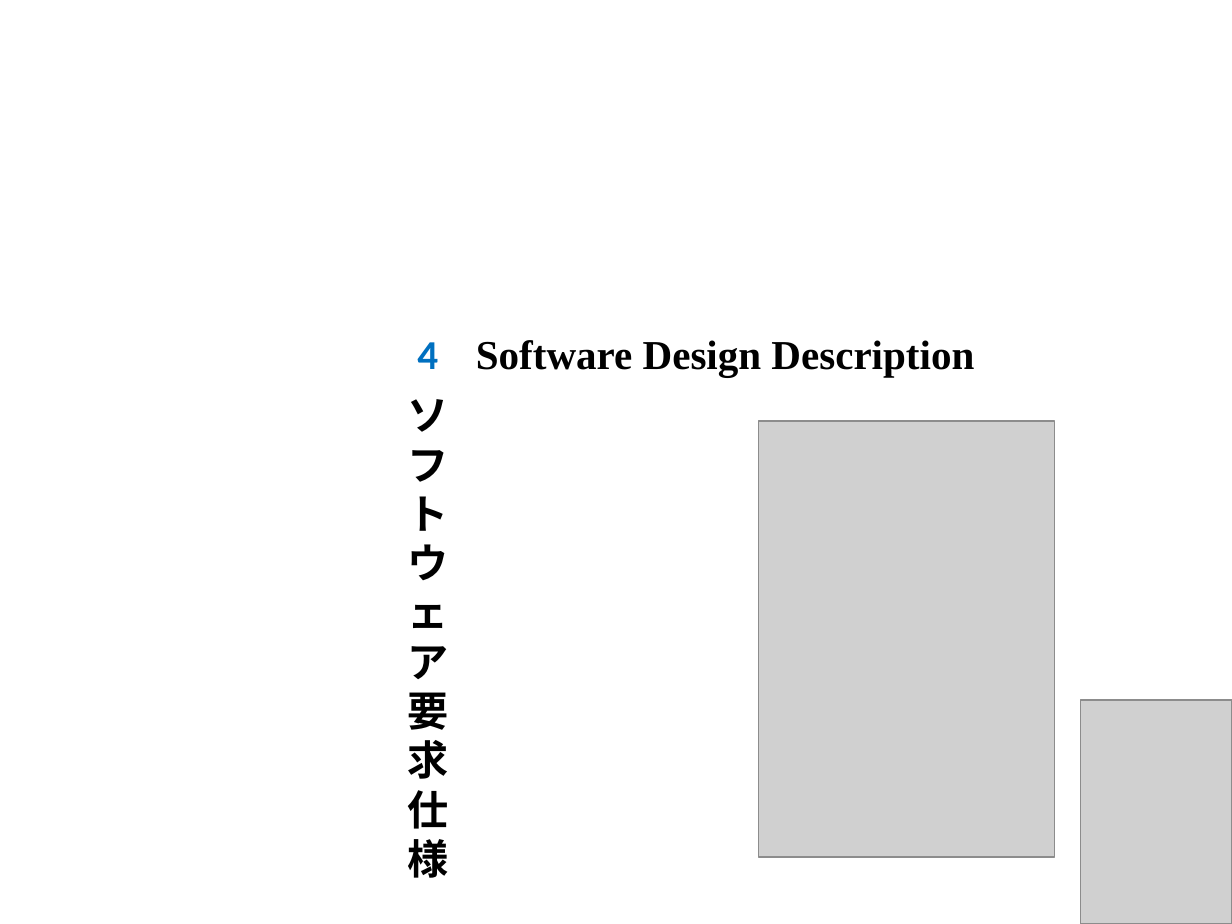
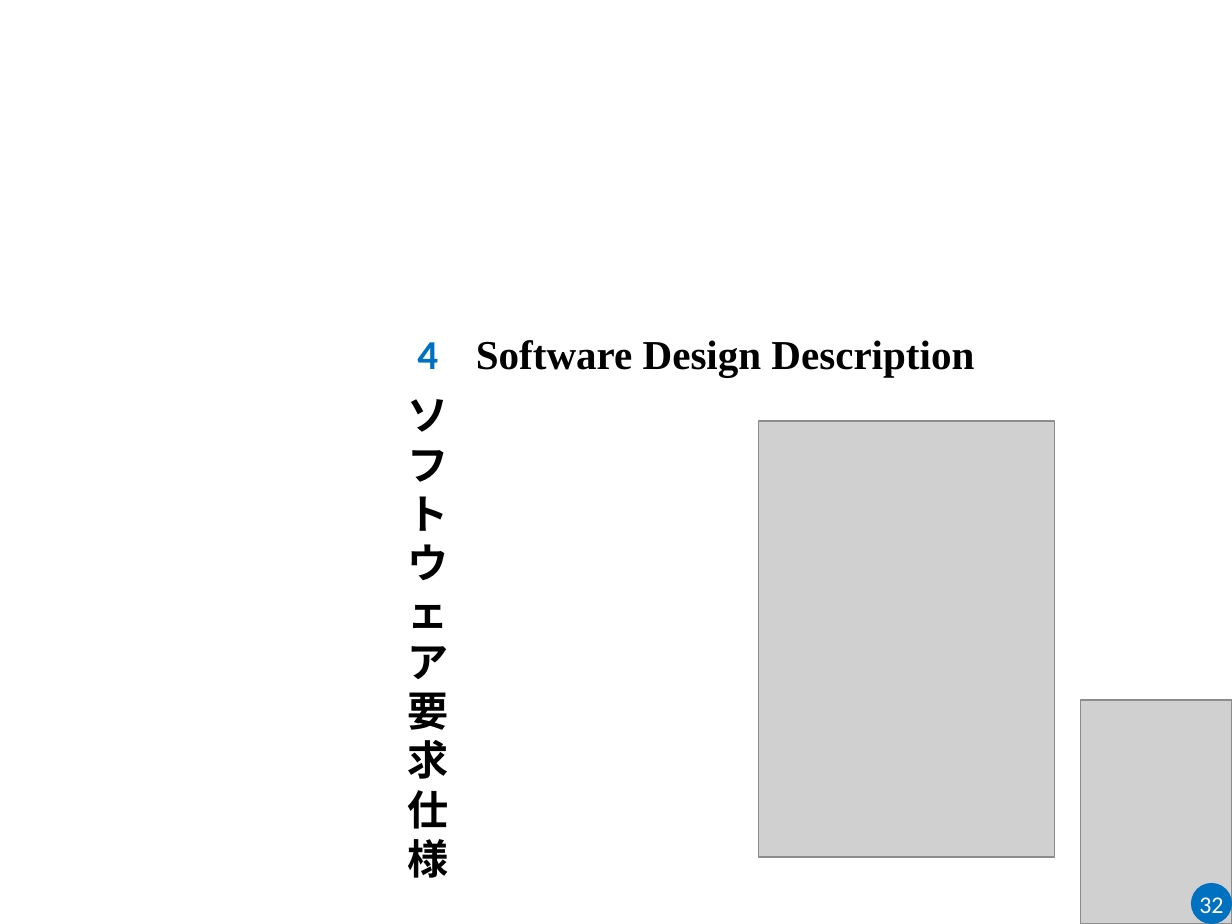
Before and after one commit to sangnvus/2015FALLJS01, a slide deck: slide 37 of WIP/Users/HuyNM/DDL_Slide_v1.0.pptx (slide 14 before the commit). Drawn at 1232x924 pixels with LibreOffice and Linux fonts; fonts in the diff are those of the drawing; grey boxes stand for pictures; background and template pictures are left out. Boxes give left, top, right and bottom in pixels: in the first picture for what was removed or moved away, otherwise in the second. Text is boxed around its words. In the diff, an @@ line names an element or a change of style, - is before the commit and + after.

```diff
--- a/WIP/Users/HuyNM/DDL_Slide_v1.0.pptx
+++ b/WIP/Users/HuyNM/DDL_Slide_v1.0.pptx
@@ ellipse added at (1191, 883, 1232, 924), fill #0070C0, 14 pt, text #FFFFFF @@
+32
```
Also in this commit, not shown: 28 other slides changed, 47 slides added, 4 slides removed.
